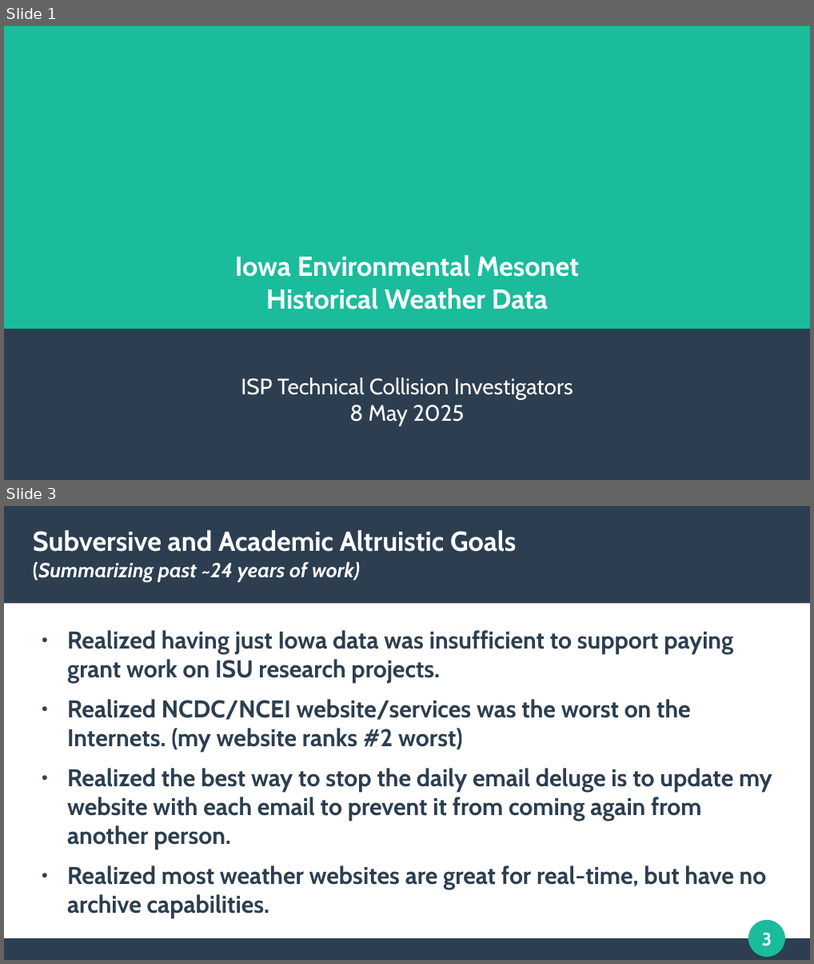
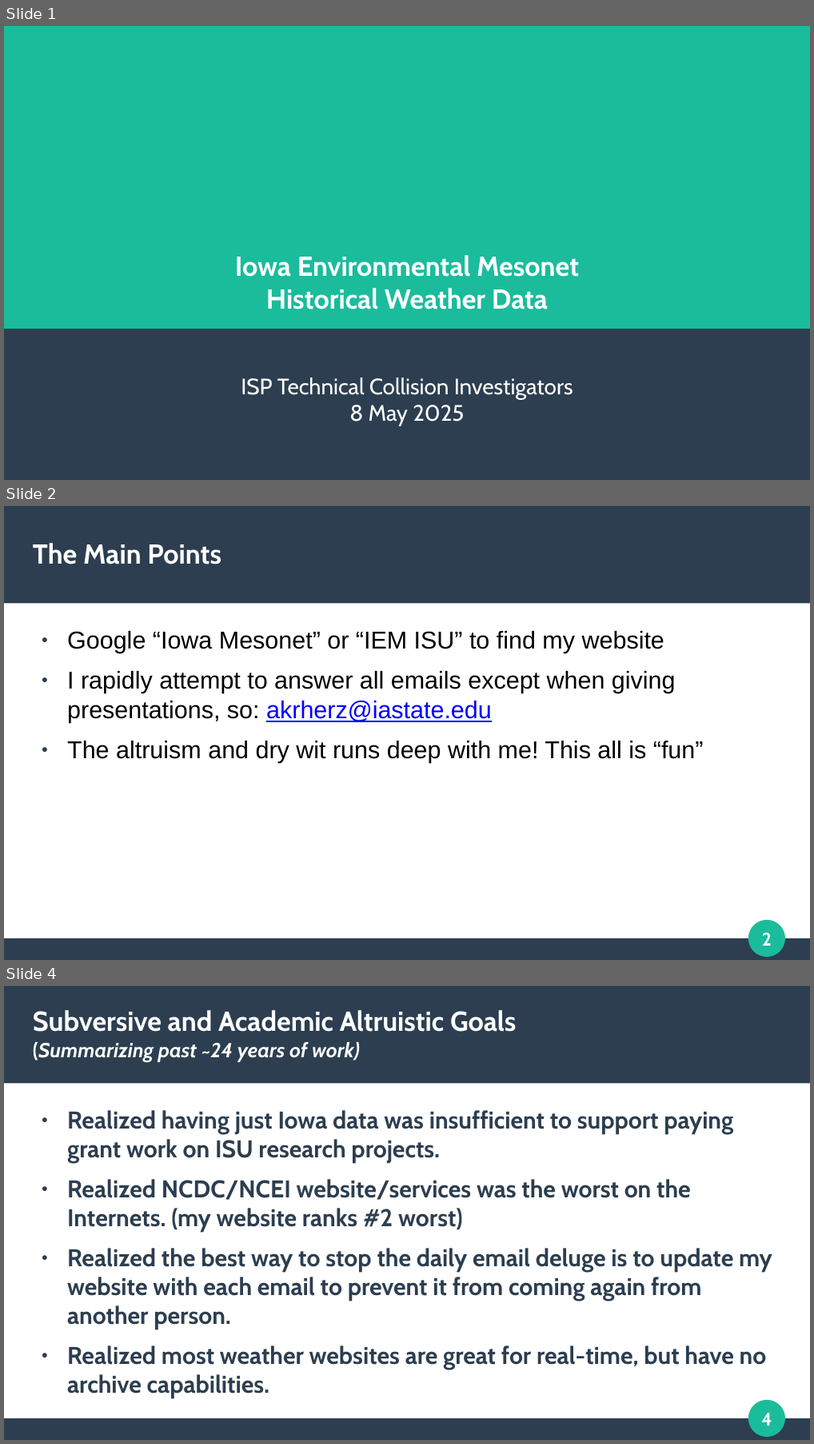
Before and after one commit to akrherz/akrherz, a slide deck: presentations/250508_dps/introslides.pptx. Shown one above the other, each under a label of ours: slides 1 and 3 before the commit, slides 1, 2 and 4 after it; the slides between them are not shown. The pictures are 814x964 and 814x1444 pixels, drawn with LibreOffice and Linux fonts; fonts in the diff are those of the drawing. Boxes give left, top, right and bottom in pixels: in the first picture for what was removed or moved away, otherwise in the second. Text is boxed around its words. In the diff, an @@ line names an element or a change of style, - is before the commit and + after.

```diff
--- a/presentations/250508_dps/introslides.pptx
+++ b/presentations/250508_dps/introslides.pptx
@@ slide 2 added at bbox=[4, 506, 810, 960], background #FFFFFF; not listed: 4 template elements that a slide beside it also shows @@
@@ text added at bbox=[33, 543, 222, 564], 27 pt, text #FFFFFF, bold @@
+The Main Points
@@ text added at bbox=[67, 631, 704, 763], 24 pt, text #000000 @@
+● Google “Iowa Mesonet” or “IEM ISU” to find my website
+● I rapidly attempt to answer all emails except when giving presentations, so: akrherz@iastate.edu
+● The altruism and dry wit runs deep with me! This all is “fun”
@@ what was slide 3 is now slide 4 @@
@@ page number at bbox=[762, 1412, 772, 1425]: text changed @@
-3
+4
```
Also in this commit, not shown: 1 slide changed, 1 other file.
